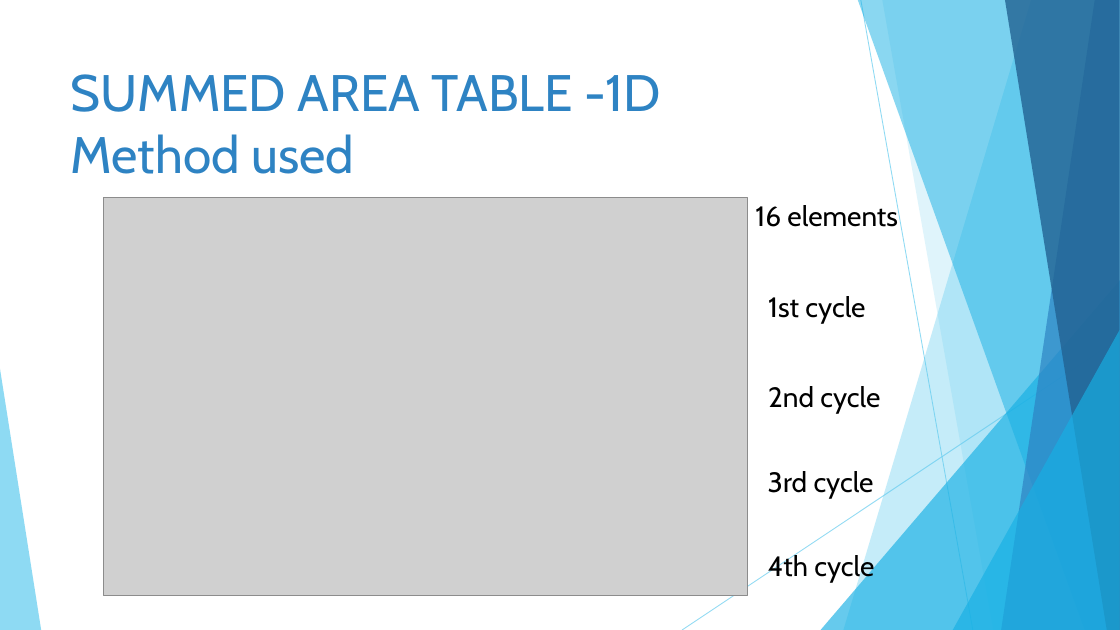
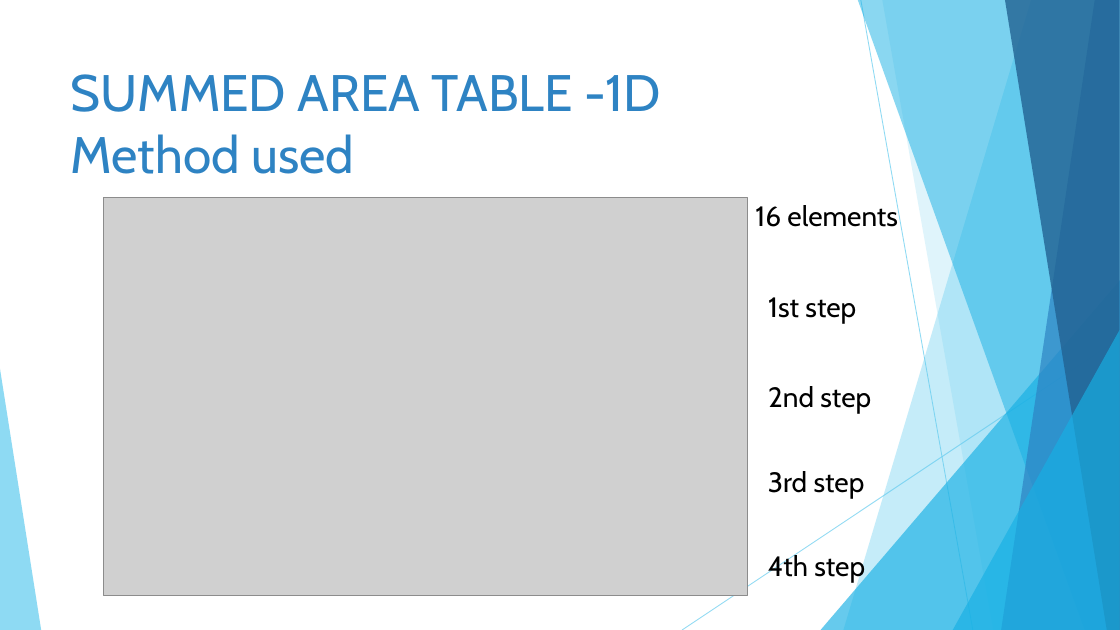
Before and after one commit to GinaJ/Algorithm_Implementations, a slide deck: slide 3 of power_point/Algorithms Parallelization in ASIC Design.pptx. Drawn at 1120x630 pixels with LibreOffice and Linux fonts; fonts in the diff are those of the drawing; grey boxes stand for pictures. Boxes give left, top, right and bottom in pixels: in the first picture for what was removed or moved away, otherwise in the second. Text is boxed around its words. In the diff, an @@ line names an element or a change of style, - is before the commit and + after.

```diff
--- a/power_point/Algorithms Parallelization in ASIC Design.pptx
+++ b/power_point/Algorithms Parallelization in ASIC Design.pptx
@@ text at [768,297,856,323]: text changed @@
-1st cycle
+1st step
@@ text at [768,386,871,414]: text changed @@
-2nd cycle
+2nd step
@@ text at [768,471,865,498]: text changed @@
-3rd cycle
+3rd step
@@ text at [768,552,865,582]: text changed @@
-4th cycle
+4th step
```
Also in this commit, not shown: 4 other slides changed, 12 slides added, 3 slides removed, 14 other files.
